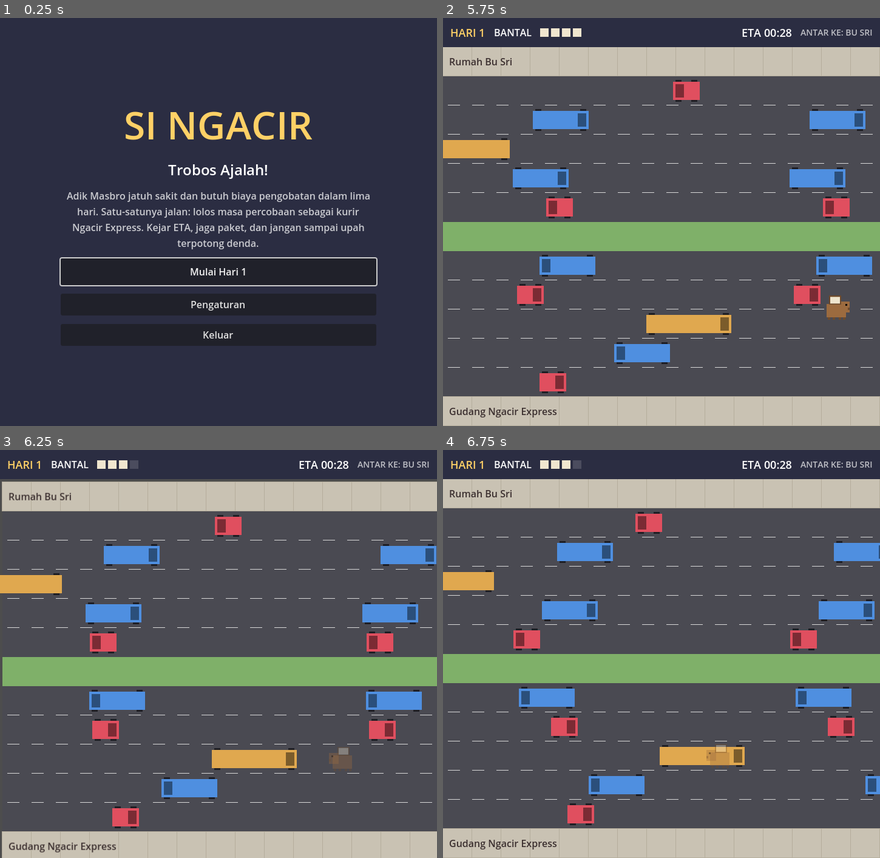
Above: before the commit, frames 1-4 (two rows, left to right).
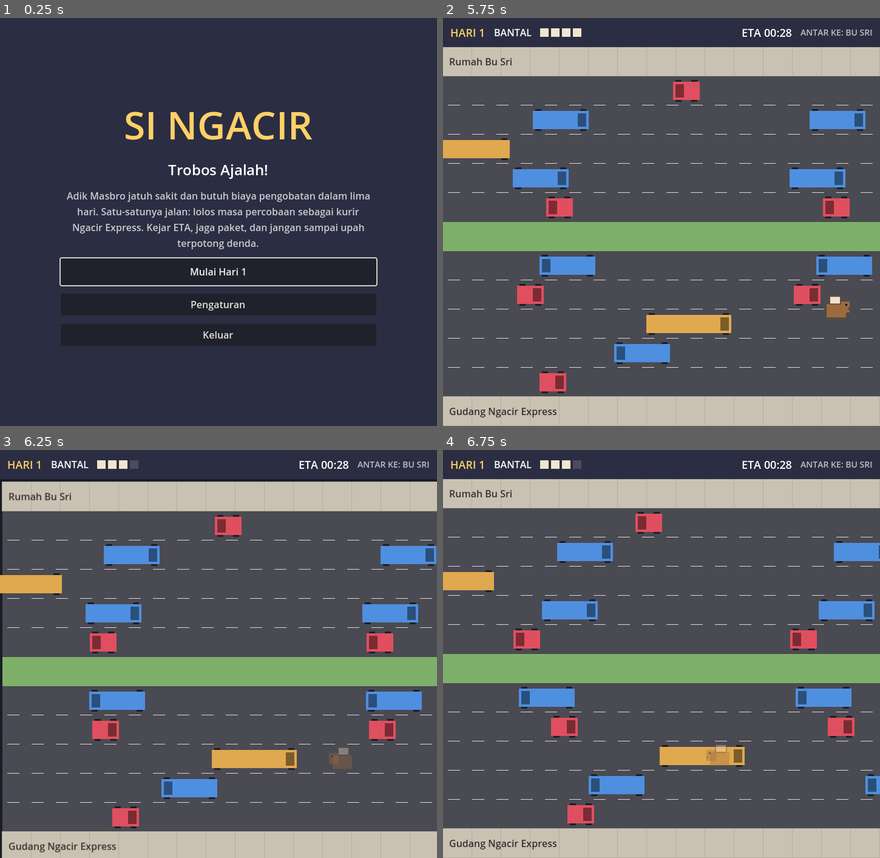
Above: after the commit, the same moments.

Repository: FirmansyahDzakwanArifien/si-ngacir
Game: Godot game, scene res://scenes/main.tscn
The game is run twice, just before and just after one commit, with the same random seed, the same clock (stepped at 60 frames per second) and the same inputs.
Inputs (mouse positions are in pixels of both pictures, inside the frame that each line leads up to):
- Up to frame 1 (0.25 s): no input
- Up to frame 2 (5.75 s): click "Mulai Hari 1" at 0.5 s; click "Lewati (Esc)" at 1.25 s; tap Enter (ui_accept) at 2, 2.27, 3.02, 5.27 s; move the mouse to (757, 201) at 2.02 s; hold D (move_right) 2.03-2.78 s; tap P at 2.1, 2.85, 3.6, 5.1 s; click (757, 201) at 2.17 s; move the mouse to (574, 242) at 2.77 s; hold S (move_down) 2.78-3.53 s; move the mouse to (705, 132) at 3.52 s; hold D (move_right) 3.53-4.25 s; click "Lanjut" at 4.25 s; move the mouse to (639, 303) at 5.02 s; hold W (move_up) from 5.03 s (still down); click (639, 303) at 5.17 s
- Up to frame 3 (6.25 s): move the mouse to (349, 715) at 5.77 s; release W (move_up) at 5.78 s; hold A (move_left) from 5.78 s (still down); tap P at 5.85 s; tap Enter (ui_accept) at 6.02 s
- Up to frame 4 (6.75 s): keep holding A (move_left); tap Escape (pause) at 6.4 s; move the mouse to (530, 592) at 6.52 s; tap P at 6.6 s

Frames 1-2 are identical in both runs. In frame 3, 1.1% of the frame differs, in the area x 0-100%, y 7-100%; in frame 4, nothing differs.

Commit message:
feat(touch): kontrol sentuh dan layar responsif
- Swipe ke arah gerak, tap untuk maju (seperti game penyeberangan di HP)
- D-pad di layar: di bawah papan (potret), di samping (lanskap lebar), atau
  transparan di pojok bila tidak ada ruang; tombol pause di bar atas
- Hanya muncul di perangkat layar sentuh
- Layar expand: papan selalu di tengah, area di luar papan ditutup

Diff:
--- a/project.godot
+++ b/project.godot
@@ -26,9 +26,11 @@
 window/size/viewport_width=720
 window/size/viewport_height=672
 window/stretch/mode="canvas_items"
-window/stretch/aspect="keep"
+window/stretch/aspect="expand"
+window/handheld/orientation=6
 
 [rendering]
 
 renderer/rendering_method="gl_compatibility"
 renderer/rendering_method.mobile="gl_compatibility"
+environment/defaults/default_clear_color=Color(0.105, 0.11, 0.165, 1)
--- a/scripts/game/level.gd
+++ b/scripts/game/level.gd
@@ -21,6 +21,10 @@
 var elapsed := 0.0
 
 var _rows := 0
+## Posisi diam papan (papan di tengah layar; layar bisa lebih lebar/tinggi di HP).
+var _board_rest := Vector2(0, HUD_HEIGHT)
+## Menutup area di kiri/kanan papan supaya kendaraan di luar papan tidak terlihat.
+var _side_mask: Node2D
 var _invulnerable_left := 0.0
 var _board: Node2D
 var _player: Player
@@ -41,12 +45,17 @@
 
 	_board = Node2D.new()
 	_board.name = "Board"
-	_board.position = Vector2(0, HUD_HEIGHT)
 	_board.process_mode = Node.PROCESS_MODE_PAUSABLE
 	_board.draw.connect(_draw_board)
 	add_child(_board)
+	_side_mask = Node2D.new()
+	_side_mask.z_index = 50
+	_side_mask.draw.connect(_draw_side_mask)
+	add_child(_side_mask)
 	_spawn_vehicles()
 	_spawn_player()
+	_layout_board()
+	get_viewport().size_changed.connect(_layout_board)
 	if day.rainy:
 		var rain := RainOverlay.new()
 		rain.area = Vector2(COLUMNS * TILE, _rows * TILE)
@@ -64,6 +73,11 @@
 	_hud.next_requested.connect(_on_next_requested)
 	_hud.menu_requested.connect(_on_menu_requested)
 	_hud.show_intro()
+	var touch := TouchControls.new()
+	touch.player = _player
+	touch.board_rect = Rect2(Vector2.ZERO, Vector2(COLUMNS * TILE, _rows * TILE))
+	add_child(touch)
+	_hud.pause_pressed.connect(_on_pause_pressed)
 	AudioManager.play_music(&"gameplay")
 
 
@@ -252,8 +266,30 @@
 	_hud.show_failed(GameState.is_replay)
 
 
+func _layout_board() -> void:
+	var view := get_viewport().get_visible_rect().size
+	_board_rest = Vector2(floorf(maxf(0.0, view.x - COLUMNS * TILE) / 2.0), HUD_HEIGHT)
+	_board.position = _board_rest
+	_side_mask.queue_redraw()
+
+
+func _draw_side_mask() -> void:
+	var view := get_viewport().get_visible_rect().size
+	var color := ProjectSettings.get_setting("rendering/environment/defaults/default_clear_color") as Color
+	var right := _board_rest.x + COLUMNS * TILE
+	if _board_rest.x > 0.0:
+		_side_mask.draw_rect(Rect2(0, HUD_HEIGHT, _board_rest.x, view.y), color)
+	if right < view.x:
+		_side_mask.draw_rect(Rect2(right, HUD_HEIGHT, view.x - right, view.y), color)
+
+
+func _on_pause_pressed() -> void:
+	if state == State.PLAYING and not get_tree().paused:
+		_set_paused(true)
+
+
 func _shake() -> void:
-	var rest := Vector2(0, HUD_HEIGHT)
+	var rest := _board_rest
 	var tween := _board.create_tween()
 	for i in 6:
 		tween.tween_property(_board, "position", rest + Vector2(randf_range(-6, 6), randf_range(-6, 6)), 0.03)
--- a/scripts/game/player.gd
+++ b/scripts/game/player.gd
@@ -34,6 +34,8 @@
 			_play(&"idle")
 
 var _tween: Tween
+## Arah dari swipe/tap layar sentuh, dijalankan begitu langkah sebelumnya selesai.
+var _queued_direction := Vector2i.ZERO
 var _facing := 1
 var _blink_time := 0.0
 ## Sprite Masbro dari Illustrator; null berarti memakai gambar placeholder di _draw().
@@ -80,6 +82,12 @@
 	return _tween != null and _tween.is_running()
 
 
+## Antre satu langkah (dipakai kontrol sentuh).
+func queue_move(direction: Vector2i) -> void:
+	if input_enabled:
+		_queued_direction = direction
+
+
 func knock_back(target: Vector2i) -> void:
 	last_move_was_slide = false
 	_hop_to(target, 0.08, &"hit")
@@ -100,6 +108,11 @@
 		_blink_time += delta
 		modulate.a = 0.35 if fmod(_blink_time, 0.16) < 0.08 else 1.0
 	if not input_enabled or is_moving():
+		return
+	if _queued_direction != Vector2i.ZERO:
+		var direction := _queued_direction
+		_queued_direction = Vector2i.ZERO
+		_try_move(direction)
 		return
 	for action: StringName in DIRECTIONS:
 		if Input.is_action_pressed(action):
--- a/scripts/ui/hud.gd
+++ b/scripts/ui/hud.gd
@@ -8,6 +8,8 @@
 signal retry_requested
 signal next_requested
 signal menu_requested
+## Tombol pause di layar sentuh.
+signal pause_pressed
 
 const BAR_HEIGHT := 48.0
 const INK := Color("2b2d42")
@@ -171,6 +173,13 @@
 	_time_label = _label("", 18, Color.WHITE, false)
 	row.add_child(_time_label)
 	row.add_child(_label("ANTAR KE: %s" % _day.customer_name.to_upper(), 14, Color(1, 1, 1, 0.7), false))
+	if DisplayServer.is_touchscreen_available():
+		var pause := Button.new()
+		pause.text = "II"
+		pause.focus_mode = Control.FOCUS_NONE
+		pause.custom_minimum_size = Vector2(40, 0)
+		pause.pressed.connect(pause_pressed.emit)
+		row.add_child(pause)
 
 
 func _build_overlay() -> void:
--- /dev/null
+++ b/scripts/ui/touch_controls.gd
@@ -0,0 +1,114 @@
+class_name TouchControls
+extends CanvasLayer
+## Kontrol layar sentuh: swipe untuk bergerak, tap untuk maju, dan D-pad di layar.
+## Hanya aktif di perangkat dengan layar sentuh.
+
+const BUTTON_SIZE := 72
+const SWIPE_MIN_DISTANCE := 24.0
+## Ruang minimal di bawah/samping papan supaya D-pad tidak menutupi jalan.
+const DPAD_SPACE := 228.0
+const HUD_HEIGHT := 48.0
+
+var player: Player
+## Area papan permainan (ukuran saja; posisinya dihitung ulang mengikuti layar).
+var board_rect := Rect2(0, 0, 720, 624)
+## Tampilkan D-pad. Default: hanya bila perangkat punya layar sentuh.
+var show_dpad := DisplayServer.is_touchscreen_available()
+
+var _dpad: Node2D
+var _dpad_area := Rect2()
+## Posisi awal tiap sentuhan yang bisa jadi swipe (key: index jari).
+var _touch_starts := {}
+
+
+func _init() -> void:
+	layer = 5
+
+
+func _ready() -> void:
+	if not show_dpad:
+		return
+	_dpad = Node2D.new()
+	add_child(_dpad)
+	for entry: Array in [
+			[&"move_up", 0.0, Vector2(0, -1)],
+			[&"move_down", PI, Vector2(0, 1)],
+			[&"move_left", -PI / 2.0, Vector2(-1, 0)],
+			[&"move_right", PI / 2.0, Vector2(1, 0)]]:
+		var button := TouchScreenButton.new()
+		button.action = entry[0]
+		button.texture_normal = _arrow_texture(entry[1], 0.35)
+		button.texture_pressed = _arrow_texture(entry[1], 0.7)
+		button.position = Vector2(entry[2]) * BUTTON_SIZE - Vector2.ONE * BUTTON_SIZE / 2.0
+		button.passby_press = true
+		_dpad.add_child(button)
+	_layout()
+	get_viewport().size_changed.connect(_layout)
+
+
+func _input(event: InputEvent) -> void:
+	if player == null or not player.input_enabled or get_tree().paused:
+		_touch_starts.clear()
+		return
+	if event is InputEventScreenTouch:
+		var touch := event as InputEventScreenTouch
+		if touch.pressed:
+			if _accepts_swipe_at(touch.position):
+				_touch_starts[touch.index] = touch.position
+		elif _touch_starts.has(touch.index):
+			_on_swipe(touch.position - _touch_starts[touch.index])
+			_touch_starts.erase(touch.index)
+
+
+func _accepts_swipe_at(point: Vector2) -> bool:
+	return point.y > HUD_HEIGHT and not _dpad_area.has_point(point)
+
+
+func _on_swipe(delta: Vector2) -> void:
+	if delta.length() < SWIPE_MIN_DISTANCE:
+		player.queue_move(Vector2i.UP)
+	elif absf(delta.x) > absf(delta.y):
+		player.queue_move(Vector2i.RIGHT if delta.x > 0.0 else Vector2i.LEFT)
+	else:
+		player.queue_move(Vector2i.DOWN if delta.y > 0.0 else Vector2i.UP)
+
+
+func _layout() -> void:
+	var view := get_viewport().get_visible_rect().size
+	var board_left := floorf(maxf(0.0, view.x - board_rect.size.x) / 2.0)
+	var board_bottom := HUD_HEIGHT + board_rect.size.y
+	var space_below := view.y - board_bottom
+	var space_right := view.x - (board_left + board_rect.size.x)
+	var center: Vector2
+	if space_below >= DPAD_SPACE:
+		# Layar potret: D-pad di ruang kosong di bawah papan.
+		center = Vector2(view.x / 2.0, board_bottom + space_below / 2.0)
+		_dpad.modulate.a = 1.0
+	elif space_right >= DPAD_SPACE:
+		# Layar lanskap lebar: D-pad di samping kanan papan.
+		center = Vector2(view.x - space_right / 2.0, board_bottom - DPAD_SPACE / 2.0)
+		_dpad.modulate.a = 1.0
+	else:
+		# Tidak ada ruang: D-pad transparan di pojok kanan bawah.
+		center = view - Vector2.ONE * (BUTTON_SIZE * 1.6)
+		_dpad.modulate.a = 0.6
+	_dpad.position = center
+	_dpad_area = Rect2(center - Vector2.ONE * BUTTON_SIZE * 1.5, Vector2.ONE * BUTTON_SIZE * 3.0)
+
+
+## Tombol bulat dengan panah. angle 0 = atas.
+static func _arrow_texture(angle: float, alpha: float) -> Texture2D:
+	var image := Image.create(BUTTON_SIZE, BUTTON_SIZE, false, Image.FORMAT_RGBA8)
+	var center := Vector2.ONE * BUTTON_SIZE / 2.0
+	var radius := BUTTON_SIZE / 2.0 - 2.0
+	var arrow := PackedVector2Array([Vector2(0, -16), Vector2(14, 8), Vector2(-14, 8)])
+	for i in arrow.size():
+		arrow[i] = arrow[i].rotated(angle) + center
+	for y in BUTTON_SIZE:
+		for x in BUTTON_SIZE:
+			var point := Vector2(x + 0.5, y + 0.5)
+			if Geometry2D.is_point_in_polygon(point, arrow):
+				image.set_pixel(x, y, Color(GameHud.INK, minf(1.0, alpha + 0.4)))
+			elif point.distance_to(center) <= radius:
+				image.set_pixel(x, y, Color(1, 1, 1, alpha))
+	return ImageTexture.create_from_image(image)
Not shown, changed: README.md
